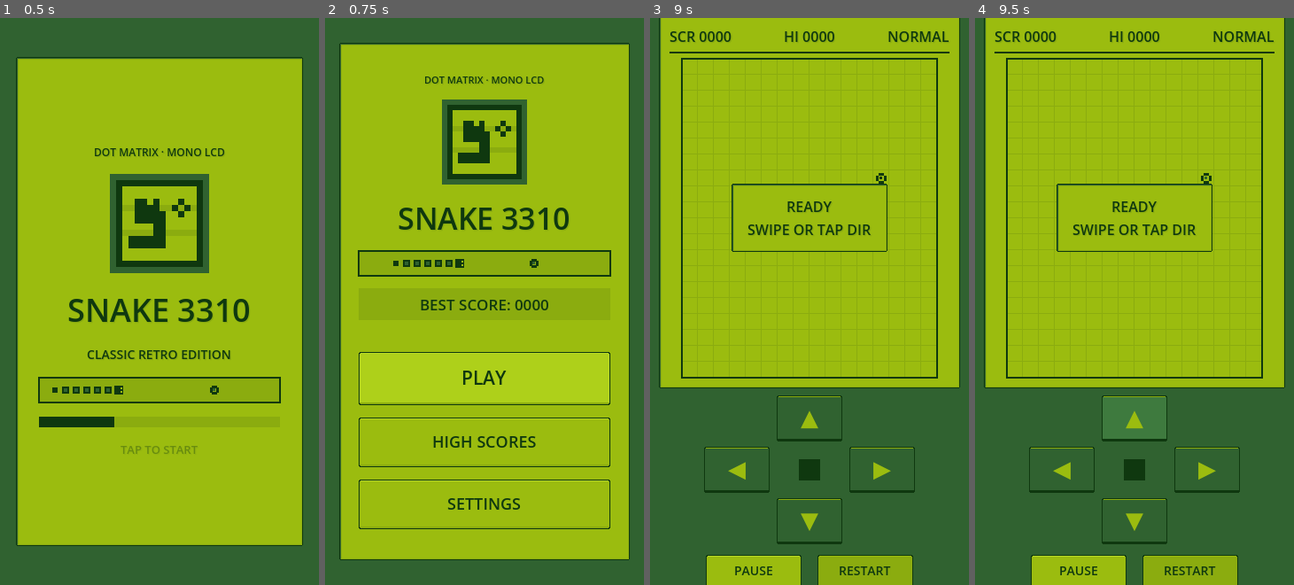
Above: before the commit, frames 1-4 (left to right).
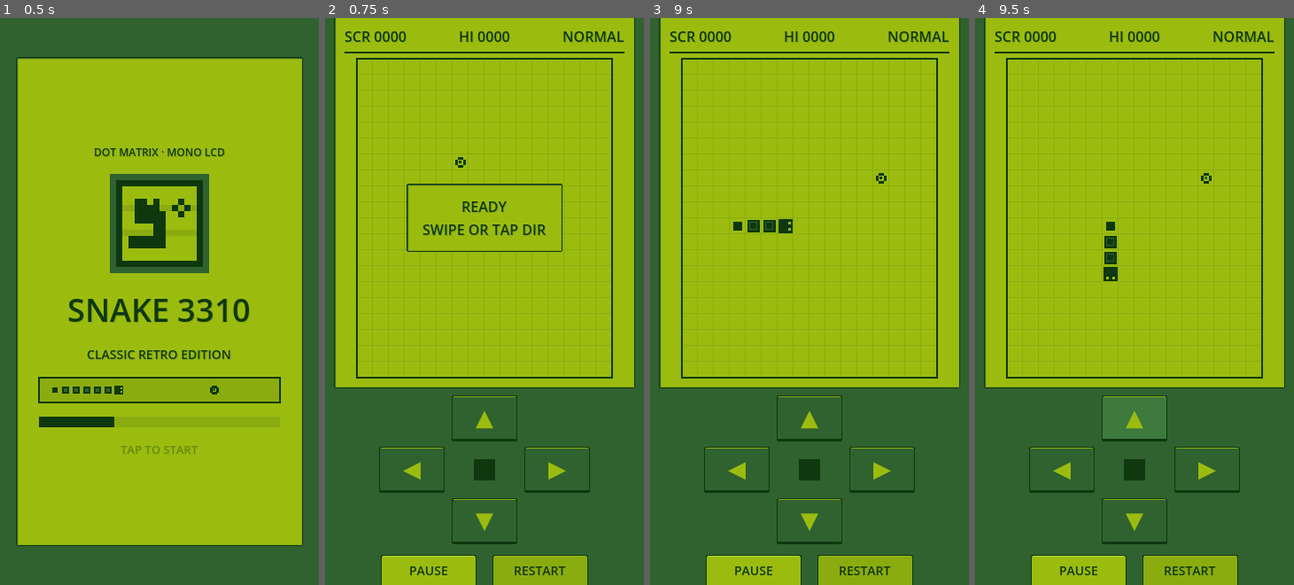
Above: after the commit, the same moments.

Repository: wiwiwinter/snake-3310-game
Game: Godot game, scene res://scenes/main/main.tscn
Same seed, same stepped clock (60 frames per second), same inputs: the game is played once before the commit and once after it.
Inputs (mouse positions are in pixels of both pictures, inside the frame that each line leads up to):
- Up to frame 1 (0.5 s): no input
- Up to frame 2 (0.75 s): tap Enter (ui_accept) at 0.5 s; move the mouse to (554, 273) at 0.52 s; hold Right (move_right) from 0.53 s (still down); click (554, 273) at 0.67 s
- Up to frame 3 (9 s): tap Enter (ui_accept) at 0.77, 8.75 s; release Right (move_right) at 1.25 s; click "RESTART" at 1.25 s; click "RESTART" at 2 s; click "RESTART" at 2.75 s; click "▲" at 3.5 s; click "◀" at 4.25 s; click "▶" at 5 s; click "PLAY AGAIN" at 5.75 s; click "▼" at 6.5 s; click "PAUSE" at 7.25 s; click "RESTART" at 8 s; drag from (745, 329) to (793, 414) at 8.77 s
- Up to frame 4 (9.5 s): no input

Frame 1 is identical in both runs. In frame 2, 44% of the frame differs, in the area x 2-98%, y 0-100%; in frame 3, 1.0%; in frame 4, 1.1%.

Commit message:
fix(input): handle touch swipes and splash tap in _input before Control swallow

Diff:
--- a/scripts/gameplay/game_scene.gd
+++ b/scripts/gameplay/game_scene.gd
@@ -116,6 +116,16 @@
 			toggle_pause()
 
 
+func _input(event: InputEvent) -> void:
+	if not visible or session == null:
+		return
+	if session.state == SnakeGameSession.State.PAUSED or session.state == SnakeGameSession.State.GAME_OVER:
+		_swipe_detector.end_drag()
+		return
+	# Handle touch/pointer swipes in _input so Control panels/labels cannot swallow drag events.
+	_handle_swipe_input(event)
+
+
 func _unhandled_input(event: InputEvent) -> void:
 	if not visible or session == null:
 		return
@@ -143,8 +153,6 @@
 		request_direction(Vector2i.LEFT)
 	elif event.is_action_pressed("move_right"):
 		request_direction(Vector2i.RIGHT)
-	else:
-		_handle_swipe_input(event)
 
 
 func _process(delta: float) -> void:
@@ -181,23 +189,29 @@
 
 func _handle_swipe_input(event: InputEvent) -> void:
 	if event is InputEventScreenTouch:
+		if event.index != 0:
+			return
 		if event.pressed:
 			_swipe_detector.begin_drag(event.position)
 		else:
 			_swipe_detector.end_drag()
 	elif event is InputEventScreenDrag:
+		if event.index != 0:
+			return
 		var dir: Vector2i = _swipe_detector.update_drag(event.position)
 		if dir != Vector2i.ZERO:
 			request_direction(dir)
-	elif event is InputEventMouseButton and event.button_index == MOUSE_BUTTON_LEFT:
-		if event.pressed:
-			_swipe_detector.begin_drag(event.position)
-		else:
-			_swipe_detector.end_drag()
-	elif event is InputEventMouseMotion and (event.button_mask & MOUSE_BUTTON_MASK_LEFT) != 0:
-		var dir: Vector2i = _swipe_detector.update_drag(event.position)
-		if dir != Vector2i.ZERO:
-			request_direction(dir)
+	elif not OS.has_feature("android"):
+		# Desktop mouse-drag fallback (skipped on Android to avoid duplicate emulate_mouse_from_touch events).
+		if event is InputEventMouseButton and event.button_index == MOUSE_BUTTON_LEFT:
+			if event.pressed:
+				_swipe_detector.begin_drag(event.position)
+			else:
+				_swipe_detector.end_drag()
+		elif event is InputEventMouseMotion and (event.button_mask & MOUSE_BUTTON_MASK_LEFT) != 0:
+			var dir: Vector2i = _swipe_detector.update_drag(event.position)
+			if dir != Vector2i.ZERO:
+				request_direction(dir)
 
 
 func _connect_controls() -> void:
--- a/scripts/ui/splash_screen.gd
+++ b/scripts/ui/splash_screen.gd
@@ -26,8 +26,8 @@
 		_complete()
 
 
-func _unhandled_input(event: InputEvent) -> void:
-	if _done:
+func _input(event: InputEvent) -> void:
+	if not visible or _done:
 		return
 	if event is InputEventScreenTouch and event.pressed:
 		_complete()
--- a/scripts/ui/swipe_detector.gd
+++ b/scripts/ui/swipe_detector.gd
@@ -2,7 +2,7 @@
 extends RefCounted
 ## Converts touch/pointer drags into cardinal directions once movement exceeds a deadzone.
 
-const DEFAULT_THRESHOLD_PX: float = 28.0
+const DEFAULT_THRESHOLD_PX: float = 22.0
 
 var threshold_px: float
 var _tracking: bool = false
--- a/tests/test_phase6_ui.gd
+++ b/tests/test_phase6_ui.gd
@@ -107,9 +107,23 @@
 	_assert_true(main_node.game_scene.session.state == SnakeGameSession.State.READY, "New game should start in READY state")
 	_assert_true(main_node.game_scene.ready_overlay.visible, "ReadyOverlay should be visible in READY state")
 
-	# First directional input transitions READY -> PLAYING
-	_assert_true(main_node.game_scene.request_direction(Vector2i.UP), "Directional input should start game from READY")
-	_assert_true(main_node.game_scene.session.state == SnakeGameSession.State.PLAYING, "Game should transition to PLAYING")
+	# Verify real Android InputEventScreenTouch + InputEventScreenDrag swipe starts READY -> PLAYING and turns snake.
+	var touch_down := InputEventScreenTouch.new()
+	touch_down.pressed = true
+	touch_down.position = Vector2(180, 260)
+	main_node.game_scene._input(touch_down)
+
+	var touch_drag := InputEventScreenDrag.new()
+	touch_drag.position = Vector2(180, 210) # Swipe UP (50px)
+	main_node.game_scene._input(touch_drag)
+
+	var touch_up := InputEventScreenTouch.new()
+	touch_up.pressed = false
+	touch_up.position = Vector2(180, 210)
+	main_node.game_scene._input(touch_up)
+
+	_assert_true(main_node.game_scene.session.state == SnakeGameSession.State.PLAYING, "Touch swipe should transition READY -> PLAYING")
+	_assert_true(main_node.game_scene.session.snake.get_next_direction() == Vector2i.UP, "Touch swipe UP should queue UP direction")
 	_assert_true(not main_node.game_scene.ready_overlay.visible, "ReadyOverlay should hide when PLAYING")
 
 	# Pause & resume
Not shown, changed: CHANGELOG.md
